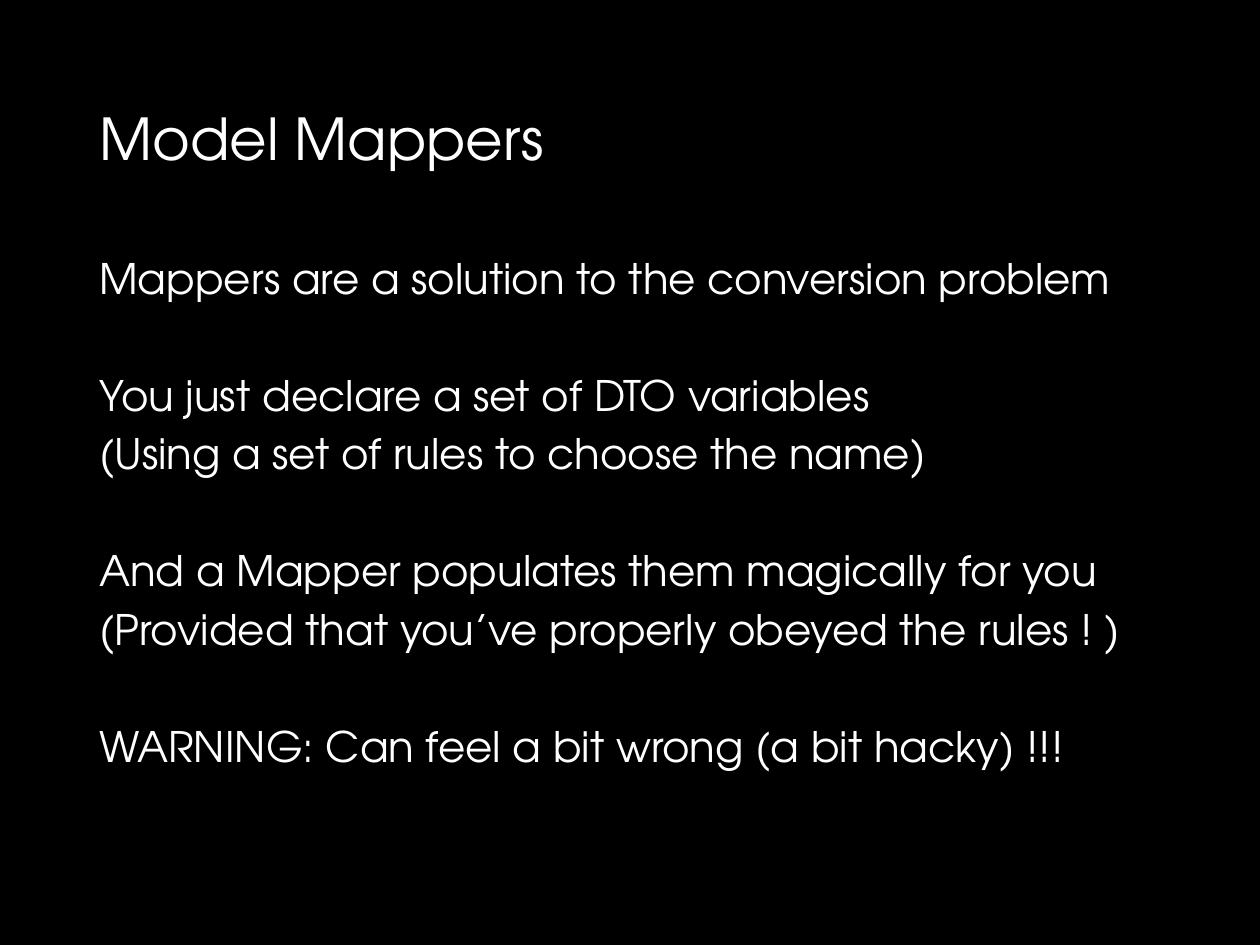
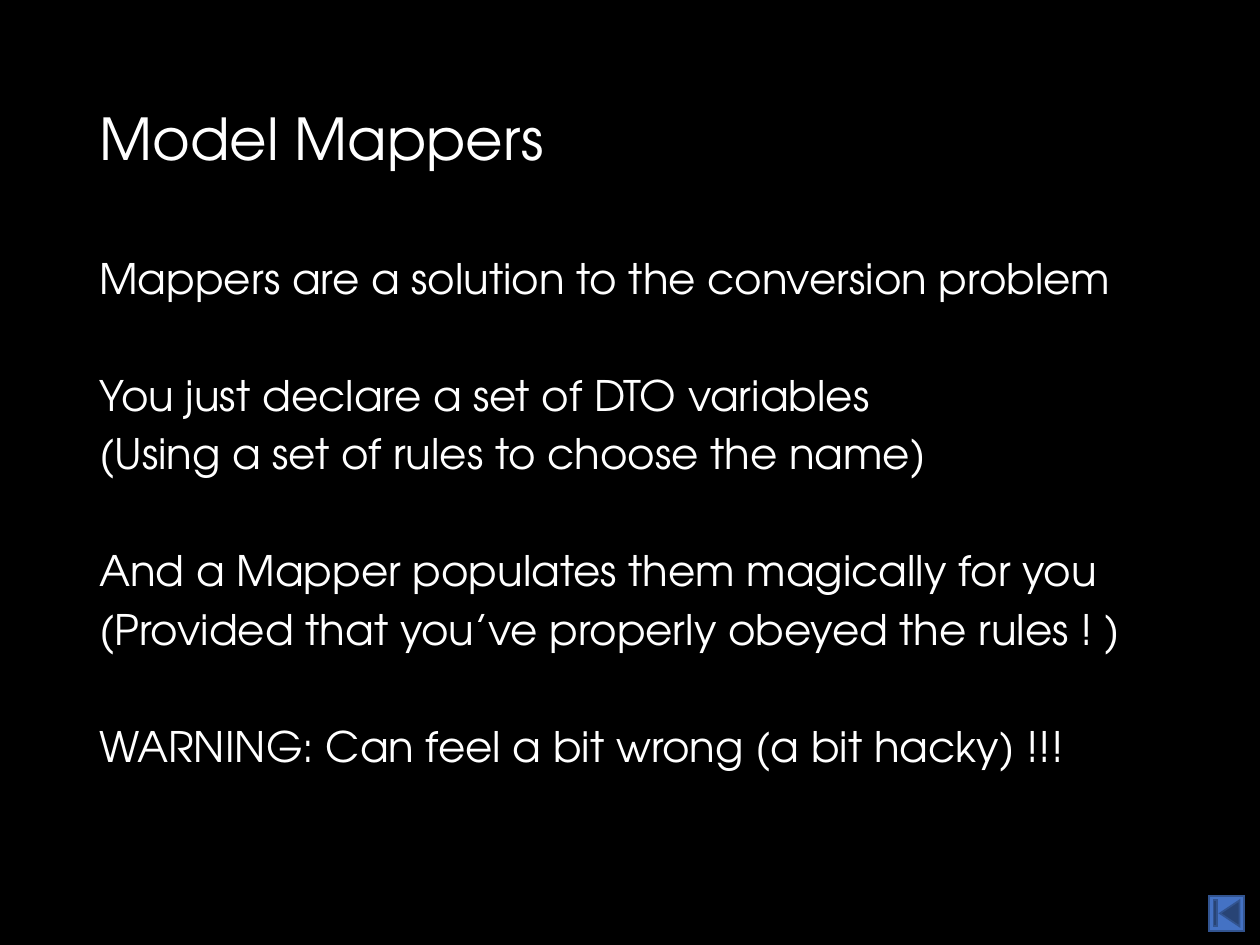
Before and after one commit to drslock/SPE2018, a slide deck: slide 18 of Lecture Slides/17 Advanced Data Handling.pptx. Drawn at 1260x945 pixels with LibreOffice and Linux fonts; fonts in the diff are those of the drawing. Boxes give left, top, right and bottom in pixels: in the first picture for what was removed or moved away, otherwise in the second. Text is boxed around its words. In the diff, an @@ line names an element or a change of style, - is before the commit and + after.

```diff
--- a/Lecture Slides/17 Advanced Data Handling.pptx
+++ b/Lecture Slides/17 Advanced Data Handling.pptx
@@ action button beginning added at (x1=1210, y1=896, x2=1245, y2=931), fill #4472C4, outline #325491 1 pt @@
```
Also in this commit, not shown: 7 other slides changed.
